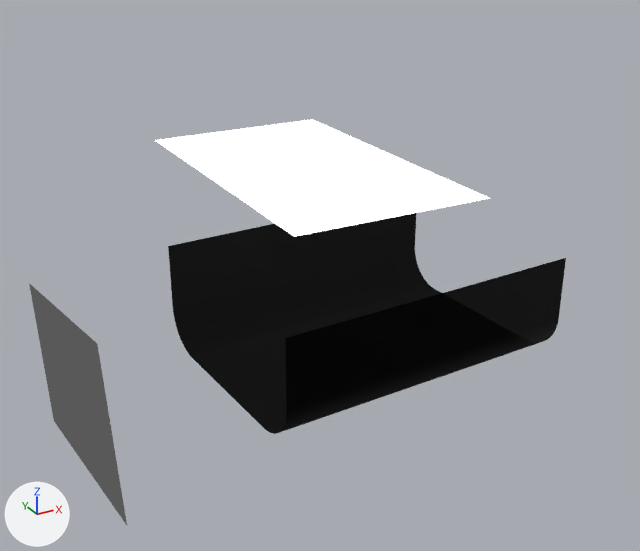
Two versions of the Blender file Prototype/Source/Blender/Clarity.blend, one commit apart.
Both versions are drawn from a 50 mm lens placed at (-122.0, -180.7, 124.2), pointed at (-8.3, 26.1, 20.8). Arrows for +X, +Y and +Z are at lower left; the lights stay in place.
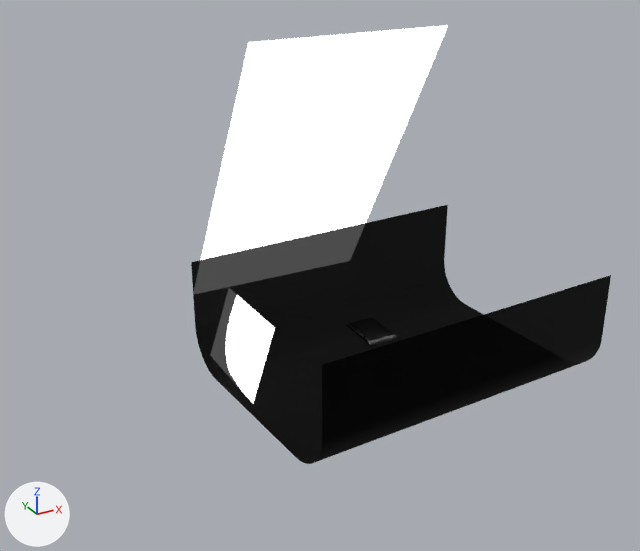
Where the change shows, as pixel boxes (x1, y1, x2, y2) in the pictures (640 x 551 px):
'U_Shape_Studio', moved
    before: (168, 213, 566, 434)
    after: (191, 205, 611, 464)
'Plane', recoloured, moved, turned, rescaled
    before: (29, 283, 127, 525)
    after: (201, 25, 448, 260)
'Plane.001', moved, turned, rescaled
    before: (155, 119, 490, 237)
    after: (226, 295, 275, 403)

The change in detail:
Material 'Material.000' (mat_material_000) is new.
Its base color is (1.0, 1.0, 1.0) (white #ffffff).
Its strength is 2.718.
me_plane has 4 vertices, 1 face and spans x -1.0..1.0, y -1.0..1.0, z 0.0.
me_plane no longer uses material mat_material_004 (white #ffffff).
me_plane now uses material mat_material_000 (white #ffffff).
Object 'U_Shape_Studio' (ob_u_shape_studio) moves from (0.0, 15.2, 0.1) to (0.9, -0.4, 0.7).
Object 'Plane' (ob_plane) moves from (-81.4, 29.8, 1.9) to (2.7, 53.2, 42.9).
Object 'Plane' (ob_plane) turns from (-90, 12, 90) to (-60, 0, 0) degrees about x, y and z.
Object 'Plane' (ob_plane) is rescaled from (40.6, 22.2, 9.53) to (-30.8, -52.3, -42.3).
Object 'Plane.001' (ob_plane_001) moves from (2.7, 55.5, 44.3) to (-37.2, 18.7, 9.7).
Object 'Plane.001' (ob_plane_001) turns from (0, 0, 0) to (-16, -69, 11) degrees about x, y and z.
Object 'Plane.001' (ob_plane_001) is rescaled from (-30.8, -52.3, -42.3) to (10.5, 17.9, 14.5).
